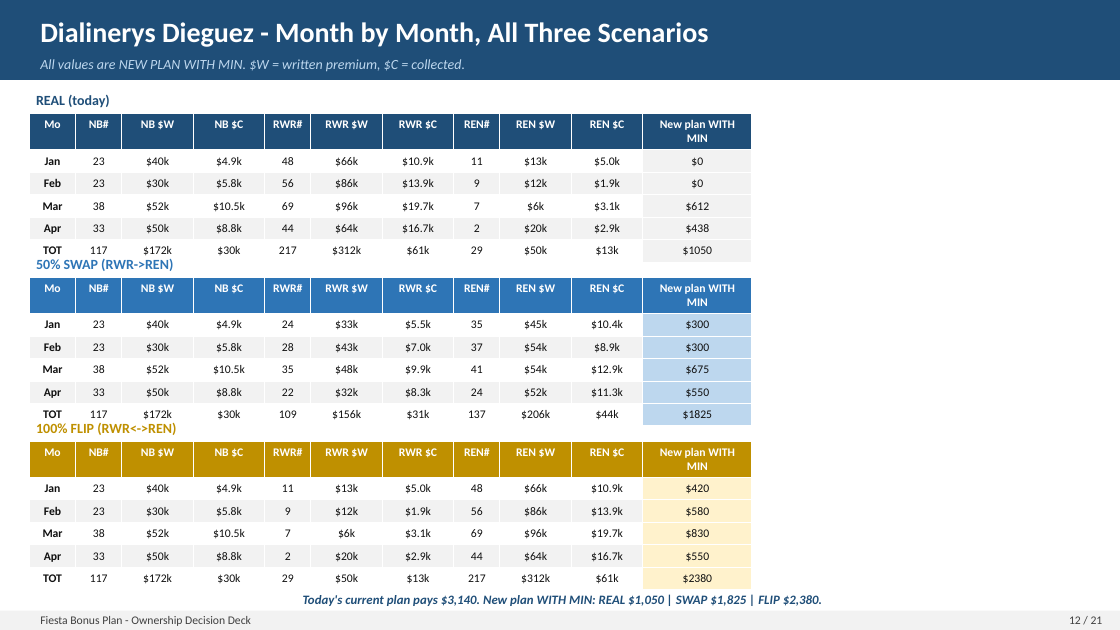
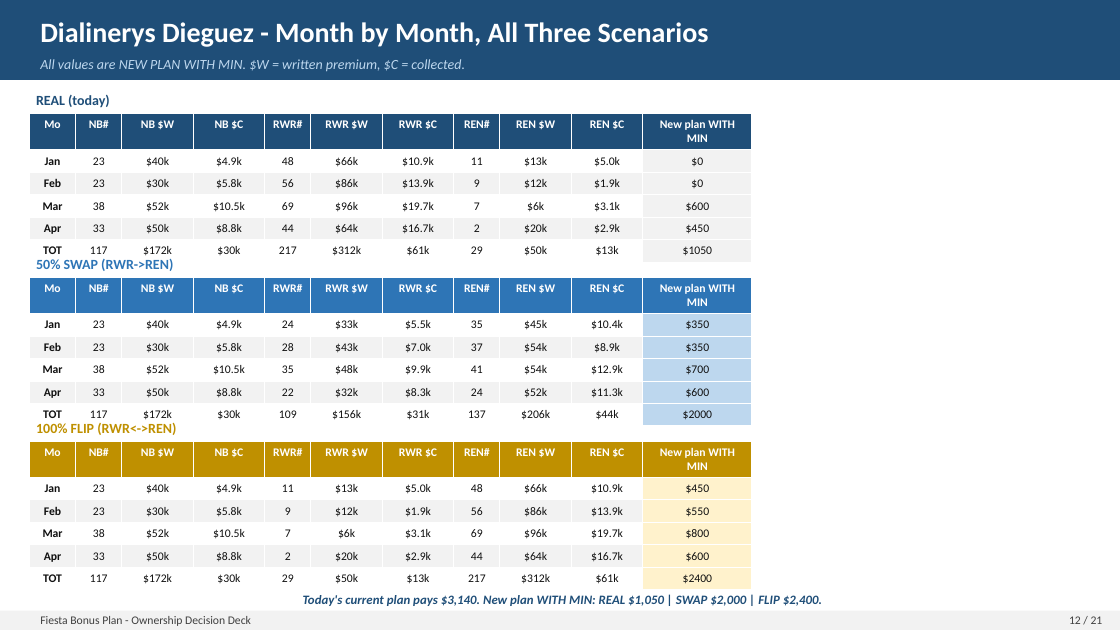
Before and after one commit to FAUS-tech/fiesta-bonus, a slide deck: slide 12 of output/Bonus_Plan_FINAL.pptx. Drawn at 1120x630 pixels with LibreOffice and Linux fonts; fonts in the diff are those of the drawing. Boxes give left, top, right and bottom in pixels: in the first picture for what was removed or moved away, otherwise in the second. Text is boxed around its words. In the diff, an @@ line names an element or a change of style, - is before the commit and + after.

```diff
--- a/output/Bonus_Plan_FINAL.pptx
+++ b/output/Bonus_Plan_FINAL.pptx
@@ table at [29, 113, 752, 260] @@
-row 4, column 11: $612
+row 4, column 11: $600
-row 5, column 11: $438
+row 5, column 11: $450
@@ table at [29, 277, 752, 424] @@
-row 2, column 11: $300
+row 2, column 11: $350
-row 3, column 11: $300
+row 3, column 11: $350
-row 4, column 11: $675
+row 4, column 11: $700
-row 5, column 11: $550
+row 5, column 11: $600
-row 6, column 11: $1825
+row 6, column 11: $2000
@@ table at [29, 441, 752, 588] @@
-row 2, column 11: $420
+row 2, column 11: $450
-row 3, column 11: $580
+row 3, column 11: $550
-row 4, column 11: $830
+row 4, column 11: $800
-row 5, column 11: $550
+row 5, column 11: $600
-row 6, column 11: $2380
+row 6, column 11: $2400
@@ text at [303, 595, 822, 606]: text changed @@
-Today's current plan pays $3,140. New plan WITH MIN: REAL $1,050 | SWAP $1,825 | FLIP $2,380.
+Today's current plan pays $3,140. New plan WITH MIN: REAL $1,050 | SWAP $2,000 | FLIP $2,400.
```
Also in this commit, not shown: 10 other slides changed, 3 other files.
